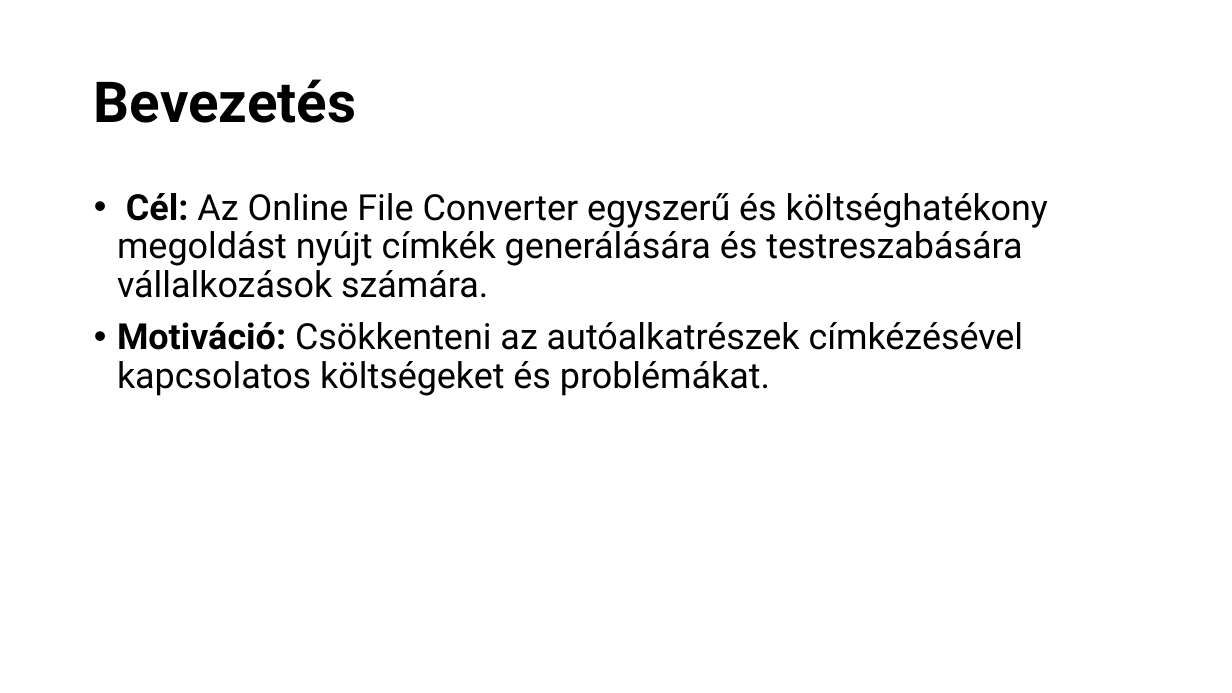
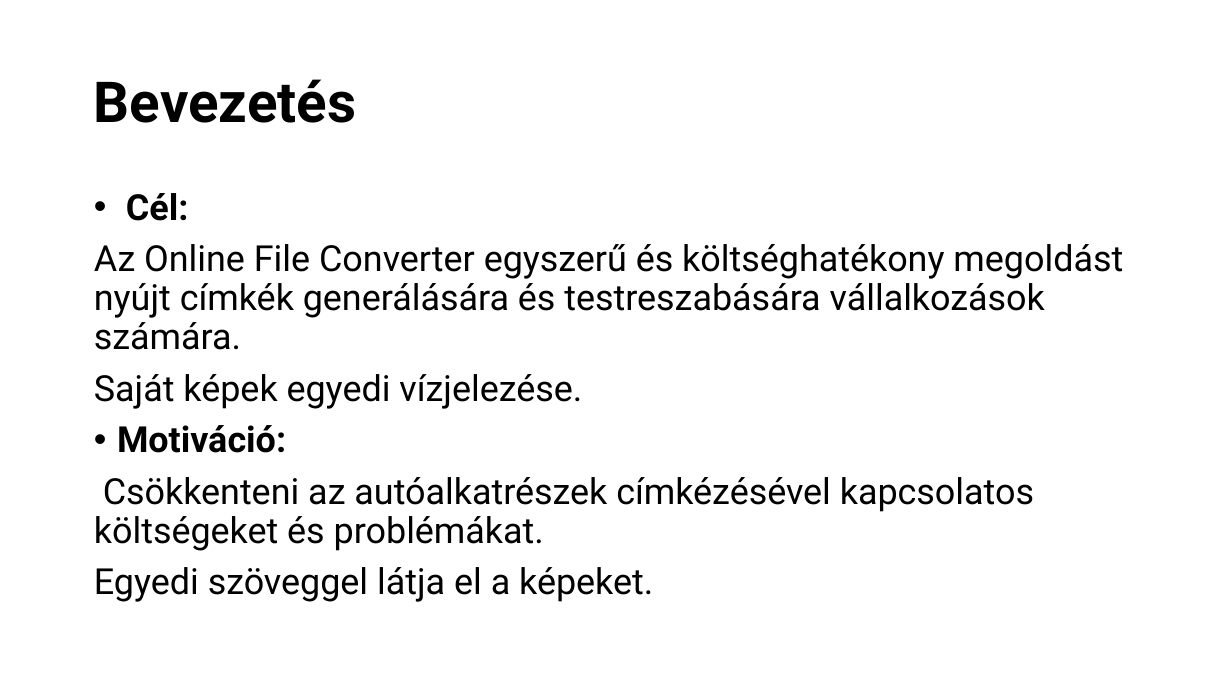
Before and after one commit to Koferenc34/vizsga, a slide deck: slide 2 of Online File Converter - Dokumentáció.pptx. Drawn at 1232x693 pixels with LibreOffice and Linux fonts; fonts in the diff are those of the drawing. Boxes give left, top, right and bottom in pixels: in the first picture for what was removed or moved away, otherwise in the second. Text is boxed around its words. In the diff, an @@ line names an element or a change of style, - is before the commit and + after.

```diff
--- a/Online File Converter - Dokumentáció.pptx
+++ b/Online File Converter - Dokumentáció.pptx
@@ text at [94, 193, 1123, 602]: text changed @@
-• Cél: Az Online File Converter egyszerű és költséghatékony megoldást nyújt címkék generálására és testreszabására vállalkozások számára.
-• Motiváció: Csökkenteni az autóalkatrészek címkézésével kapcsolatos költségeket és problémákat.
+• Cél:
+Az Online File Converter egyszerű és költséghatékony megoldást nyújt címkék generálására és testreszabására vállalkozások számára.
+Saját képek egyedi vízjelezése.
+• Motiváció:
+Csökkenteni az autóalkatrészek címkézésével kapcsolatos költségeket és problémákat.
+Egyedi szöveggel látja el a képeket.
```
Also in this commit, not shown: 2 other slides changed, 2 other files.
